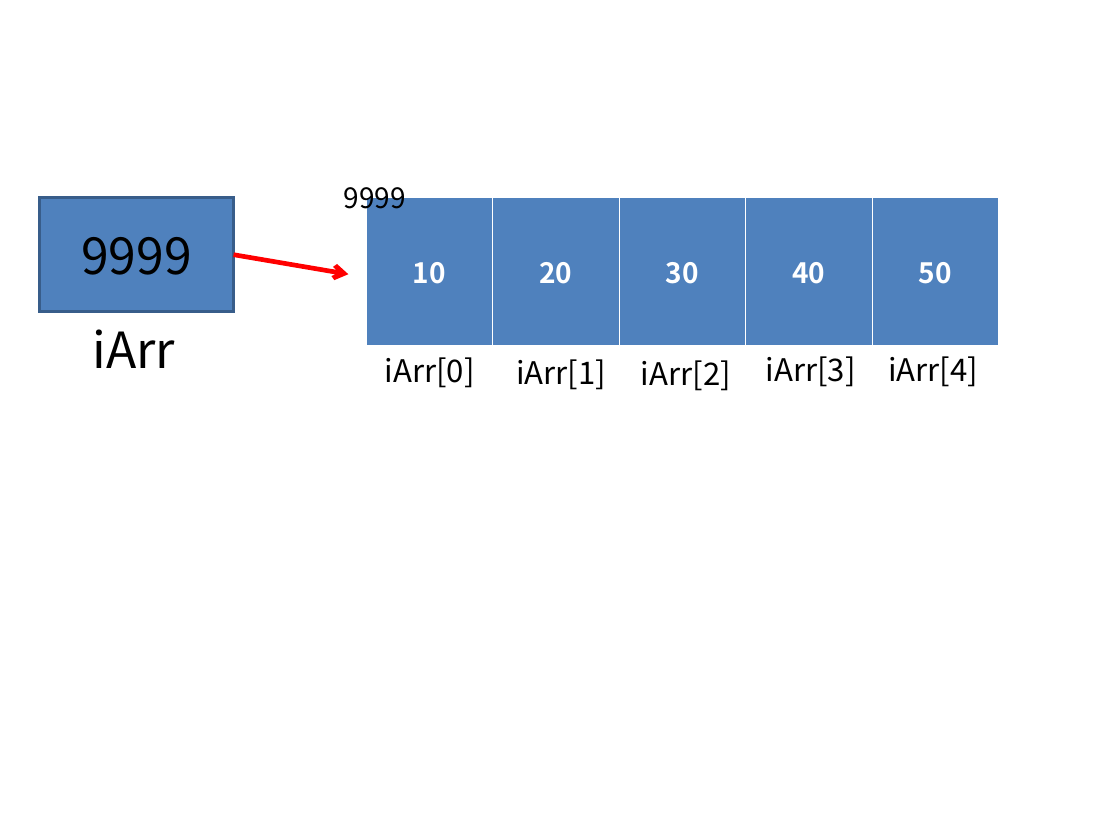
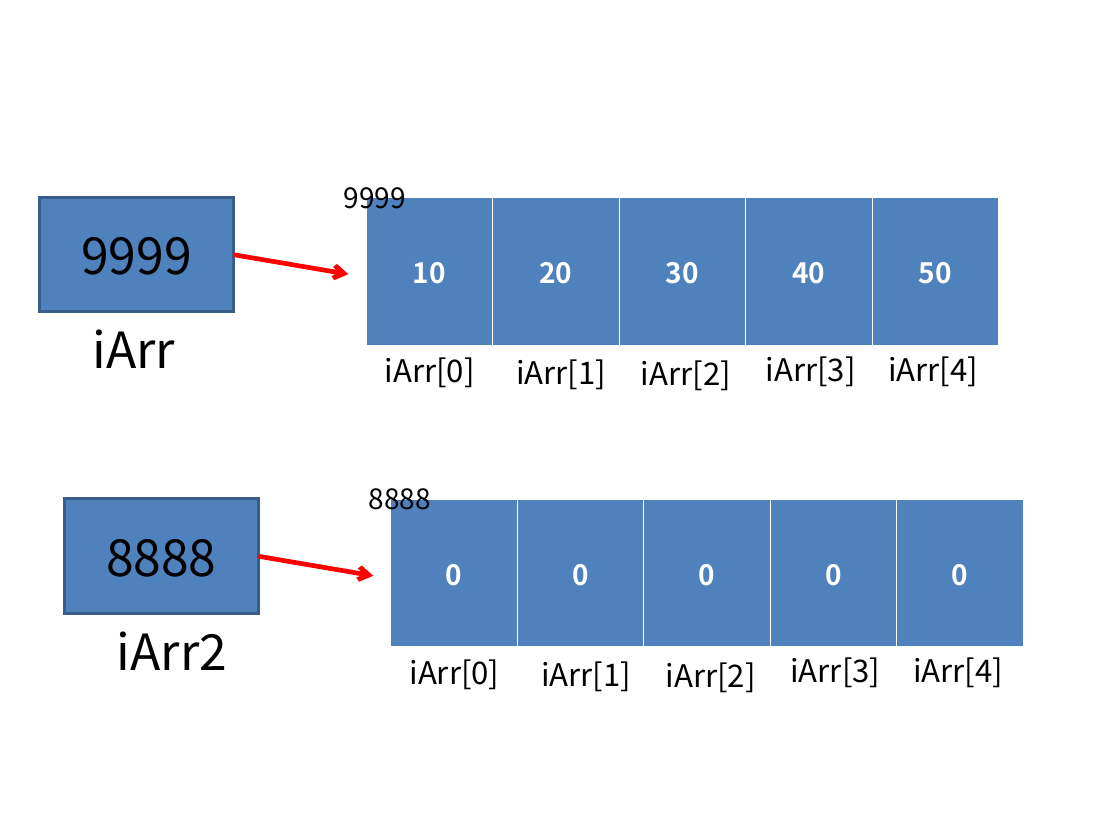
Before and after one commit to GOLDKUM/big-1, a slide deck: slide 1 of note/1_JAVA/1202.5_배열.ppt. Drawn at 1120x840 pixels with LibreOffice and Linux fonts; fonts in the diff are those of the drawing. Boxes give left, top, right and bottom in pixels: in the first picture for what was removed or moved away, otherwise in the second. Text is boxed around its words. In the diff, an @@ line names an element or a change of style, - is before the commit and + after.

```diff
--- a/note/1_JAVA/1202.5_배열.ppt
+++ b/note/1_JAVA/1202.5_배열.ppt
@@ rectangle added at <box>64,498,258,613</box>, fill #4F81BD, outline #385D8A 2.01 pt, 32 pt, text #000000 @@
+8888
@@ text added at <box>369,481,431,517</box>, 18 pt, text #000000 @@
+8888
@@ table added at <box>391,500,1024,647</box>, 1 rows, 5 columns @@
+0 | 0 | 0 | 0 | 0
@@ arrow added from (259, 557) to (373, 576), #FF0000 3 pt @@
@@ text added at <box>117,631,227,670</box>, 32 pt, text #000000 @@
+iArr2
@@ text added at <box>409,659,499,690</box>, 20 pt, text #000000 @@
+iArr[0]
@@ text added at <box>790,657,880,688</box>, 20 pt, text #000000 @@
+iArr[3]
@@ text added at <box>913,657,1003,688</box>, 20 pt, text #000000 @@
+iArr[4]
@@ text added at <box>541,661,631,692</box>, 20 pt, text #000000 @@
+iArr[1]
@@ text added at <box>666,662,756,693</box>, 20 pt, text #000000 @@
+iArr[2]
```
Also in this commit, not shown: 4 other slides changed, 1 slide removed, 12 other files.
